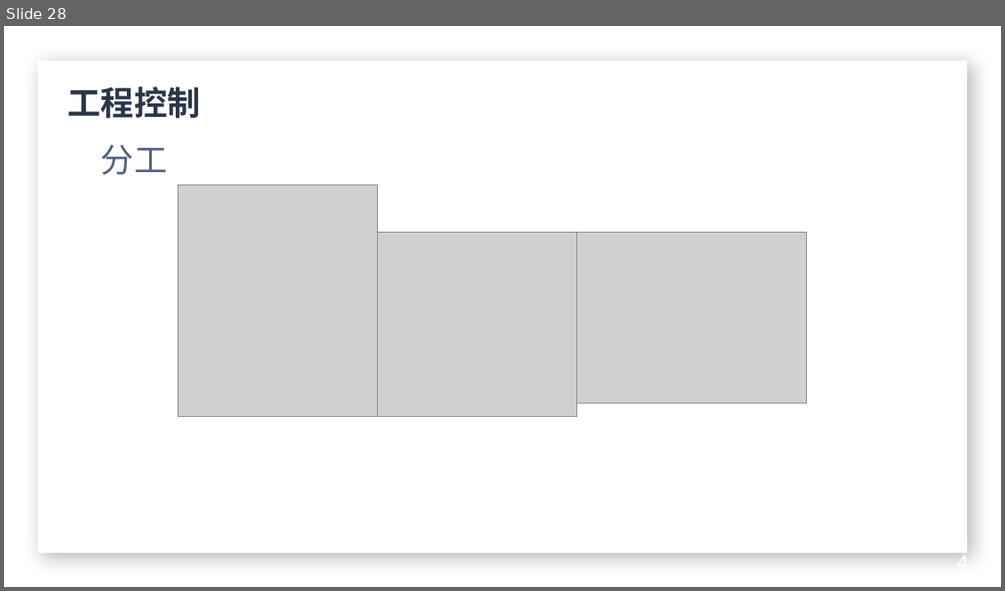
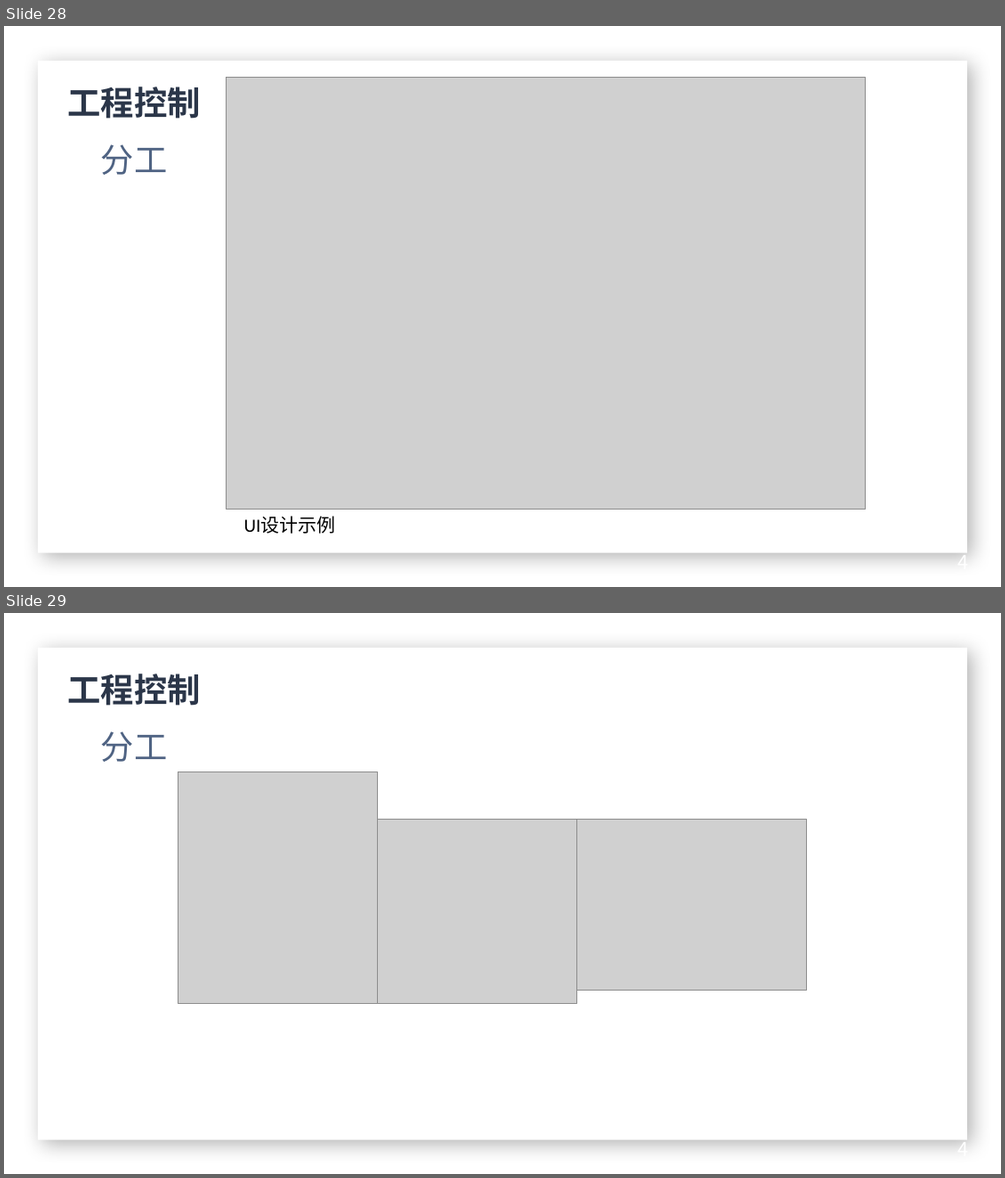
Before and after one commit to quanzixiu/Library-Management-System, a slide deck: 文档/展示PPT_第四周.pptx. Shown one above the other, each under a label of ours: slide 28 before the commit, slides 28 and 29 after it. The pictures are 1005x591 and 1005x1178 pixels, drawn with LibreOffice and Linux fonts; fonts in the diff are those of the drawing; grey boxes stand for pictures; background and template pictures are left out. Boxes give left, top, right and bottom in pixels: in the first picture for what was removed or moved away, otherwise in the second. Text is boxed around its words. In the diff, an @@ line names an element or a change of style, - is before the commit and + after.

Commit message:
紧急：S041014 bug修复
UI界面设计图片复制到了.\文档\img

```diff
--- a/文档/展示PPT_第四周.pptx
+++ b/文档/展示PPT_第四周.pptx
@@ slide 28 added at [4,26,1001,587], background picture (left out); not listed: 1 template element that a slide beside it also shows @@
@@ picture added at [226,78,866,509] @@
@@ text added at [68,87,201,119], 24 pt, text #2B3649, bold @@
+工程控制
@@ text added at [101,144,168,175], 24 pt, text #4F6383 @@
+分工
@@ text added at [244,516,335,533], 13.5 pt, text #000000 @@
+UI设计示例
@@ text added at [958,548,969,576], 14 pt, text #FFFFFF @@
+4
@@ what was slide 28 is now slide 29 @@
```
Also in this commit, not shown: 1 slide changed, 18 other files.
